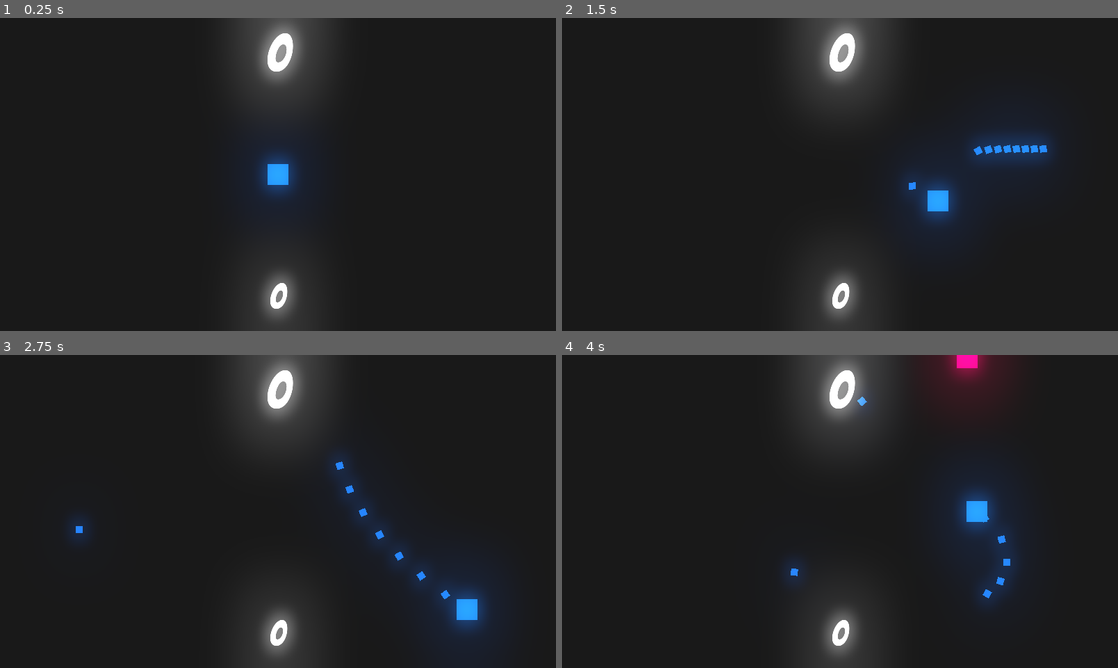
Above: before the commit, frames 1-4 (two rows, left to right).
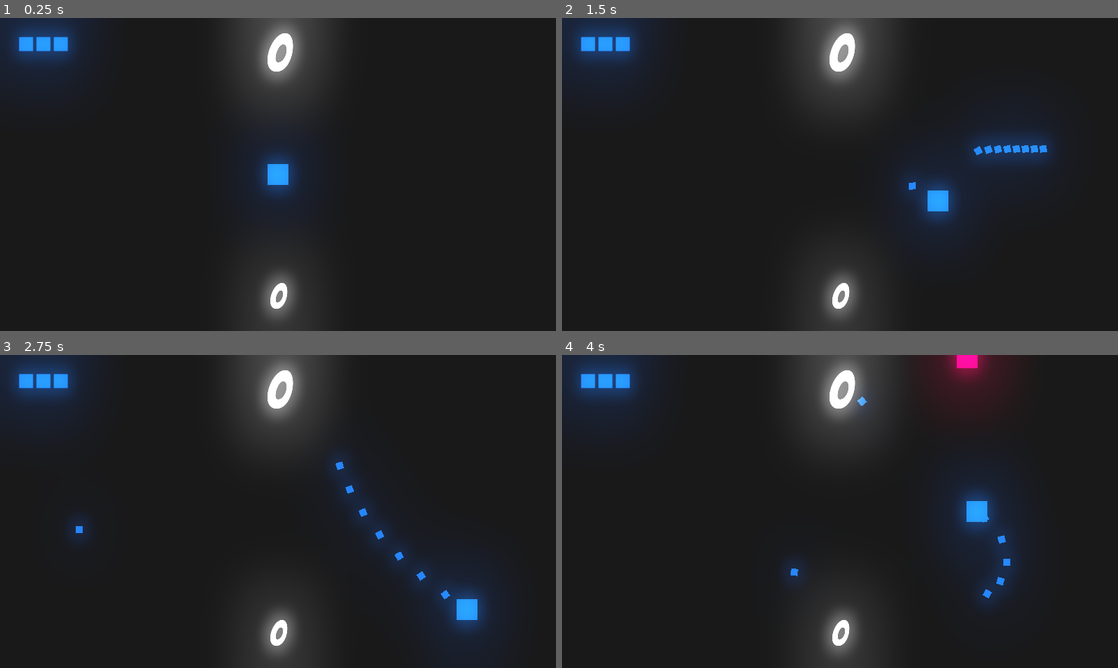
Above: after the commit, the same moments.

Repository: Gui-dev/shooter
Game: Godot game, scene res://levels/LevelOne.tscn
The game is run twice, just before and just after one commit, with the same random seed, the same clock (stepped at 60 frames per second) and the same inputs. The project has no main scene, so this scene is started directly.
Inputs (mouse positions are in pixels of both pictures, inside the frame that each line leads up to):
- Up to frame 1 (0.25 s): no input
- Up to frame 2 (1.5 s): tap Enter at 0.5 s; move the mouse to (962, 158) at 0.52 s; hold D (right) 0.53-1.28 s; hold Space (shooter) 0.53-1.28 s; move the mouse to (728, 190) at 1.27 s; hold S (down) from 1.28 s (still down); tap Space (shooter) at 1.35 s
- Up to frame 3 (2.75 s): move the mouse to (333, 442) at 2.02 s; release S (down) at 2.03 s; hold D (right) from 2.03 s (still down); hold Space (shooter) from 2.03 s (still down)
- Up to frame 4 (4 s): move the mouse to (812, 574) at 2.77 s; release D (right) at 2.78 s; release Space (shooter) at 2.78 s; hold W (up) 2.78-3.53 s; tap Space (shooter) at 2.85 s; move the mouse to (1006, 558) at 3.52 s; hold A (left) from 3.53 s (still down); hold Space (shooter) from 3.53 s (still down)

The runs differ from the first frame. In frame 1, 2.5% of the frame differs, in the area x 0-15%, y 0-19%; in frame 2, 2.5%; in frame 3, 2.5%; in frame 4, 2.5%.

Commit message:
feat: add player lives

Diff:
--- a/levels/LevelOne.tscn
+++ b/levels/LevelOne.tscn
@@ -10,6 +10,8 @@
 [ext_resource path="res://scenes/EnemyThree.tscn" type="PackedScene" id=8]
 [ext_resource path="res://prefabs/PowerUp.tscn" type="PackedScene" id=9]
 [ext_resource path="res://prefabs/PowerUpDamage.tscn" type="PackedScene" id=10]
+[ext_resource path="res://assets/images/Lives.png" type="Texture" id=11]
+[ext_resource path="res://scripts/Controls.gd" type="Script" id=12]
 
 [sub_resource type="Environment" id=1]
 background_mode = 4
@@ -54,6 +56,7 @@
 [node name="controls" type="Control" parent="ui"]
 margin_right = 640.0
 margin_bottom = 360.0
+script = ExtResource( 12 )
 
 [node name="points" type="Label" parent="ui/controls"]
 margin_right = 640.0
@@ -74,6 +77,16 @@
 valign = 1
 script = ExtResource( 6 )
 
+[node name="lives" type="TextureRect" parent="ui/controls"]
+modulate = Color( 0.101961, 0.419608, 0.823529, 1 )
+margin_left = 20.0
+margin_top = 20.0
+margin_right = 40.0
+margin_bottom = 40.0
+texture = ExtResource( 11 )
+expand = true
+stretch_mode = 2
+
 [node name="camera" type="Camera2D" parent="."]
 position = Vector2( 320, 180 )
 current = true
--- /dev/null
+++ b/scripts/Controls.gd
@@ -0,0 +1,12 @@
+extends Control
+
+
+var size_lives = 20
+
+
+func _ready() -> void:
+  pass
+
+
+func on_change_player_lives(player_lives) -> void:
+  $lives.rect_size.x = player_lives * size_lives
--- a/scripts/Player.gd
+++ b/scripts/Player.gd
@@ -1,10 +1,13 @@
 extends Sprite
 
+signal change_lives(player_lives)
 
 var velocity = 150
 var movement = Vector2.ZERO
 var shots = preload('res://prefabs/Shots.tscn')
 var recharged = true
+var max_lives = 3
+var lives = max_lives
 var dead = false
 var recharged_time = 0.1
 var standard_recharged_time = recharged_time
@@ -15,6 +18,8 @@
 
 func _ready() -> void:
   Global.player = self
+  connect('change_lives', get_parent().get_node('ui/controls'), 'on_change_player_lives')
+  emit_signal('change_lives', max_lives)
 
 
 func _process(delta: float) -> void:
@@ -45,10 +50,14 @@
 
 func _on_hitbox_area_entered(area: Area2D) -> void:
   if area.is_in_group('enemy'):
-    visible = false
-    dead = true
-    yield(get_tree().create_timer(1), 'timeout')
-    get_tree().reload_current_scene()
+    lives -= 1
+    emit_signal('change_lives', lives)
+
+    if lives <= 0:
+      visible = false
+      dead = true
+      yield(get_tree().create_timer(1), 'timeout')
+      get_tree().reload_current_scene()
 
 
 func _on_powerup_timer_timeout() -> void:
Not shown: 1 places in levels/LevelOne.tscn that only renumber resources
